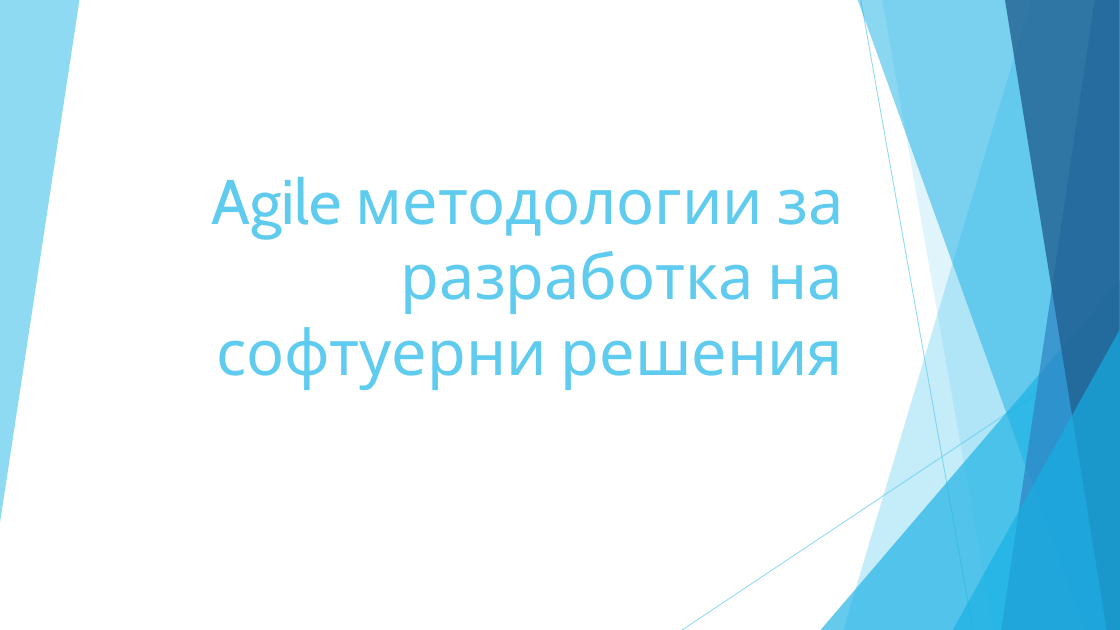
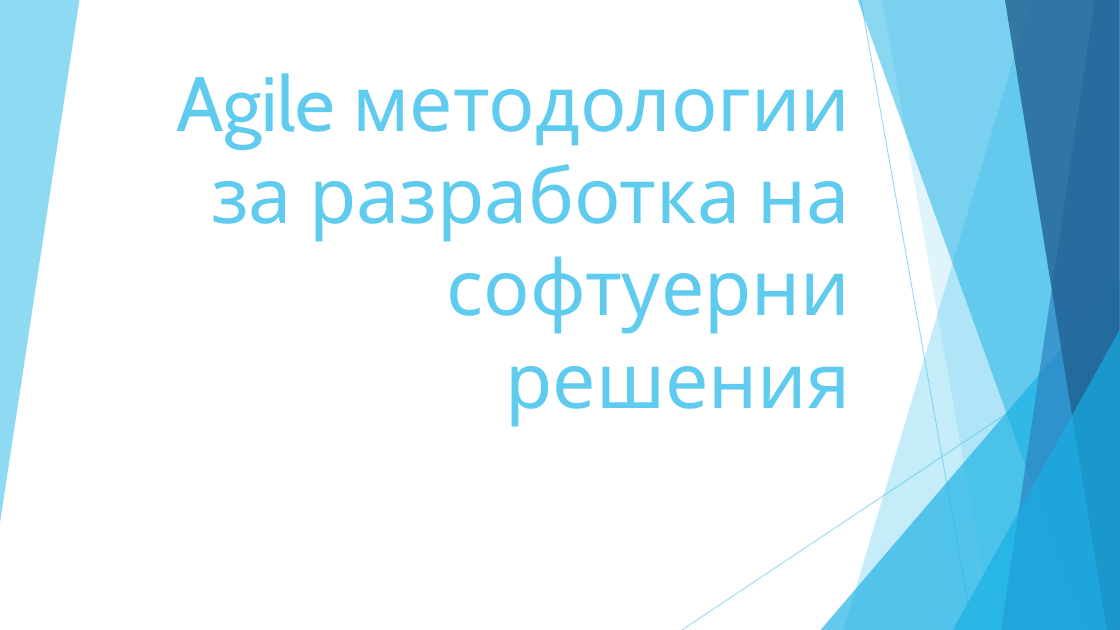
Before and after one commit to vtasheva/coursework-customer-requirements, a slide deck: slide 1 of Coursework - presentation.pptx. Drawn at 1120x630 pixels with LibreOffice and Linux fonts; fonts in the diff are those of the drawing. Boxes give left, top, right and bottom in pixels: in the first picture for what was removed or moved away, otherwise in the second. Text is boxed around its words. In the diff, an @@ line names an element or a change of style, - is before the commit and + after.

```diff
--- a/Coursework - presentation.pptx
+++ b/Coursework - presentation.pptx
@@ title "Agile методологии за разработка на ...": place and size @@
-title "Agile методологии за разработка на ..." at (212,177,843,390)
+title "Agile методологии за разработка на ..." at (176,73,851,427)
@@ title "Agile методологии за разработка на ..." at (176,73,851,427): size 54 to 66 pt @@
```
Also in this commit, not shown: 1 other slide changed, 19 slides added, 1 other file.
